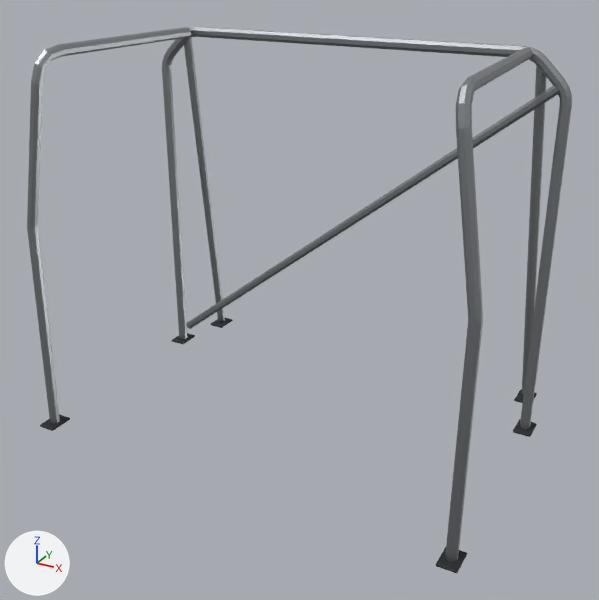
The glTF model assets/parts/interior/roll_cage_bolt_in/ridgeback_4x4.glb: old version first, new version second.
Rendered twice from a 50 mm camera at (1.4, -2.62, 1.17) aimed at (0.02, -0.12, -0.08). Every picture has the same lights, and +X, +Y and +Z are marked at lower left. The older version comes first. Vertices at exactly the same position are counted once.

Objects in the first picture: 'model'.
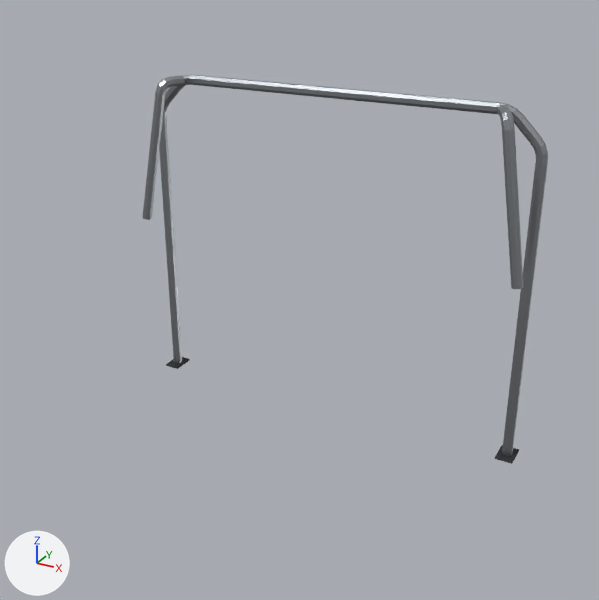
Pixel boxes (x1, y1, x2, y2) of what changed, in the pictures (599 x 600 px; the box of a moved part takes in the faces that stretch with it):
'model', reshaped, moved, rescaled (25% narrower, 29% shorter): before (27, 27, 572, 573); after (142, 75, 548, 464)
part 1 of me_model, moved or reshaped: before (162, 27, 572, 430); after (159, 75, 548, 456)
part 2 of me_model, moved or reshaped: before (513, 419, 537, 437); after (495, 445, 519, 464)
part 3 of me_model, moved or reshaped: before (172, 333, 195, 344); after (166, 357, 190, 369)
part 4 of me_model, added: after (497, 105, 523, 289)
part 5 of me_model, added: after (142, 75, 185, 220)
part 6 of me_model, deleted: before (40, 38, 559, 573)
part 7 of me_model, deleted: before (445, 47, 533, 562)
part 8 of me_model, deleted: before (27, 27, 191, 424)

The change, as a diff of the scene's bpy script:
```diff
--- a/assets/parts/interior/roll_cage_bolt_in/ridgeback_4x4.glb.py
+++ b/assets/parts/interior/roll_cage_bolt_in/ridgeback_4x4.glb.py
@@ me_model @@
 # used by ob_model
-me_model.from_pydata(...)  # 568 vertices, 1088 faces; spans x -1.0..1.0, y -0.7..0.7, z -0.84..0.84
+me_model.from_pydata(...)  # 314 vertices, 608 faces; spans x -1.0..1.0, y -0.13..0.13, z -0.82..0.82
+# me_model part 1: the loose piece of 146 vertices spanning x -0.98..0.98, y 0.34..0.38, z -0.84..0.84 is scaled about its middle by (0.995, 1.04, 0.972), then moved by (0.0, -0.29, -0.01)
+# me_model part 2: the loose piece of 34 vertices spanning x 0.92..1.0, y 0.3..0.42, z -0.84..-0.83 is moved by (0.0, -0.29, 0.02)
+# me_model part 3: the loose piece of 34 vertices spanning x -1.0..-0.92, y 0.3..0.42, z -0.84..-0.83 is moved by (0.0, -0.29, 0.02)
+# me_model part 4: a new loose piece of 50 vertices spanning x 0.77..0.98, y -0.13..0.04, z 0.1..0.82, in mat_raw_metal (grey #a3a7ab)
+# me_model part 5: a new loose piece of 50 vertices spanning x -0.98..-0.77, y -0.13..0.04, z 0.1..0.82, in mat_raw_metal (grey #a3a7ab)
+# me_model part 6: 7 loose pieces with 190 vertices, spanning x -1.0..1.0, y -0.7..0.7, z -0.84..0.8, are deleted
+# me_model part 7
+# 82 vertices are removed from x 0.77..0.98, y -0.66..0.33, z -0.84..0.84
+# 160 faces are deleted
+# me_model part 8
+# 82 vertices are removed from x -0.98..-0.77, y -0.66..0.33, z -0.84..0.84
+# 160 faces are deleted
 me_model.materials.append(mat_raw_metal)
@@ ob_model @@
 ob_model.parent = ob_roll_cage_bolt_in
-ob_model.location = (0.0, -0.05, 0.113)
-ob_model.scale = (0.86, 0.86, 0.86)
+ob_model.location = (0.0, 0.106, -0.0128)
+ob_model.scale = (0.825, 0.825, 0.825)
```
